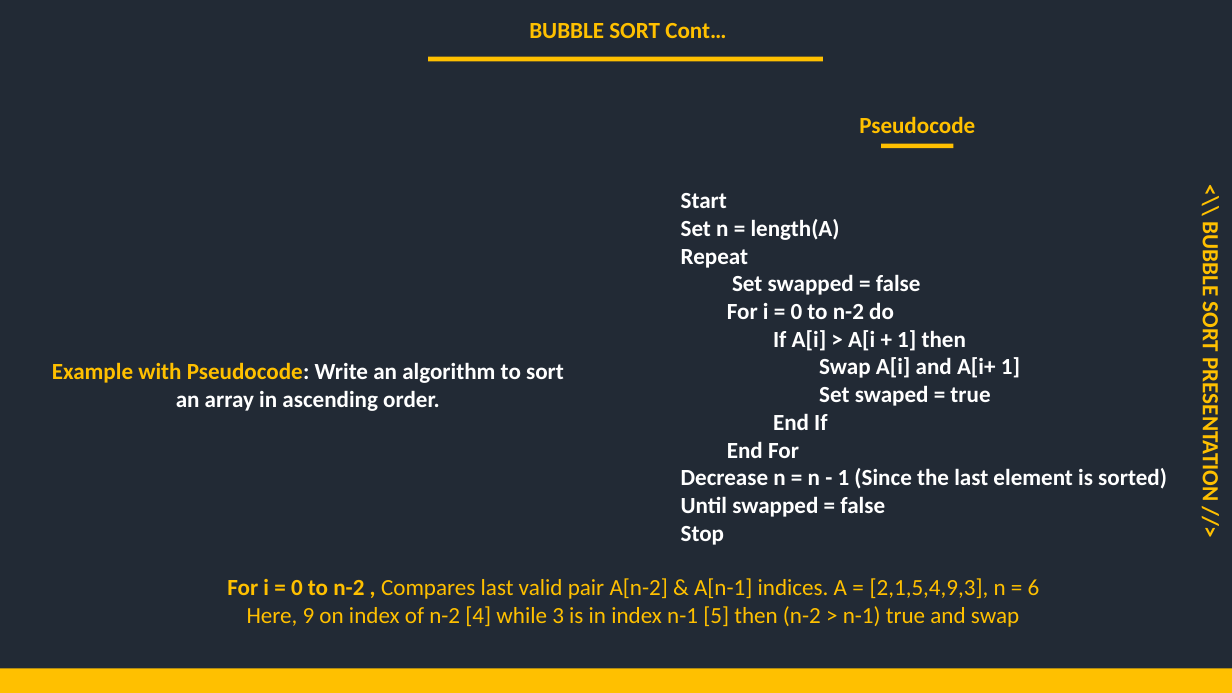
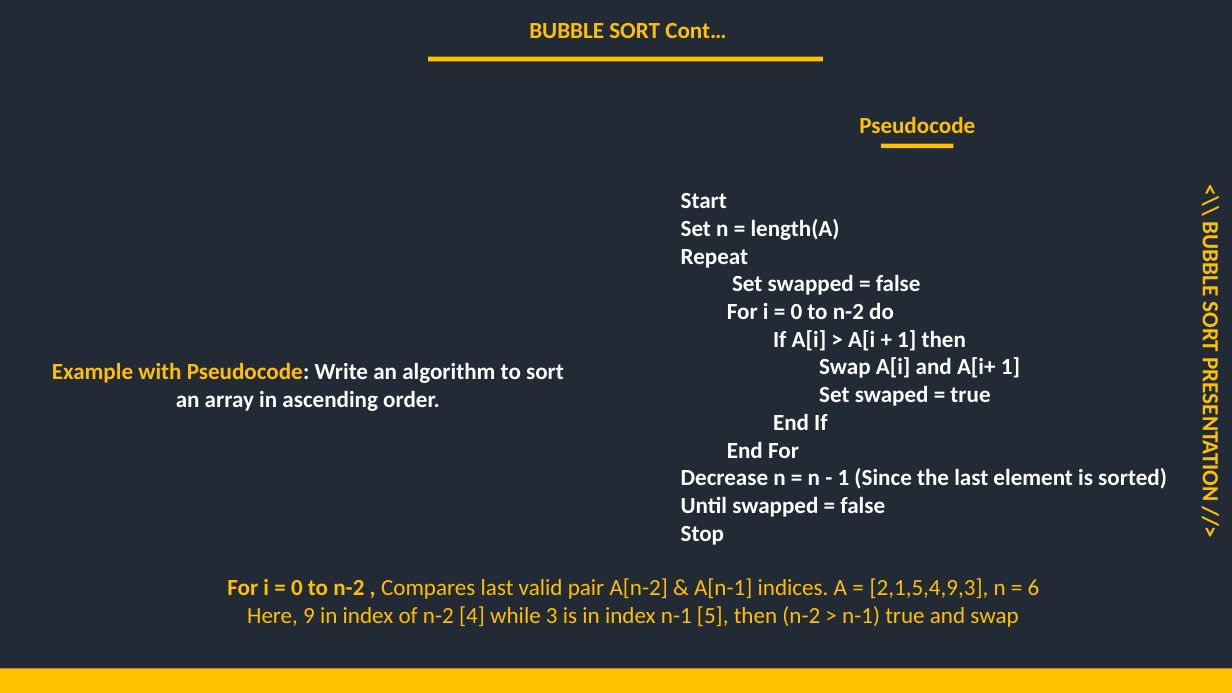
Before and after one commit to mutanganajoseph/Documents, a slide deck: slide 12 of auca/Sem-3/ICP/Assignment/Solution/Group4_Bubble_Sort_Presentation.pptx. Drawn at 1232x693 pixels with LibreOffice and Linux fonts; fonts in the diff are those of the drawing. Boxes give left, top, right and bottom in pixels: in the first picture for what was removed or moved away, otherwise in the second. Text is boxed around its words. In the diff, an @@ line names an element or a change of style, - is before the commit and + after.

```diff
--- a/auca/Sem-3/ICP/Assignment/Solution/Group4_Bubble_Sort_Presentation.pptx
+++ b/auca/Sem-3/ICP/Assignment/Solution/Group4_Bubble_Sort_Presentation.pptx
@@ table at <box>103,568,1165,633</box> @@
-row 1, column 1: For i = 0 to n-2 , Compares last valid pair A[n-2] & A[n-1] indices. A = [2,1,5,4,9,3], n = 6 / Here, 9 on index of n-2 [4] while 3 is in index n-1 [5] then (n-2 > n-1) true and swap
+row 1, column 1: For i = 0 to n-2 , Compares last valid pair A[n-2] & A[n-1] indices. A = [2,1,5,4,9,3], n = 6 / Here, 9 in index of n-2 [4] while 3 is in index n-1 [5], then (n-2 > n-1) true and swap
```
Also in this commit, not shown: 8 other slides changed, 1 other file.
